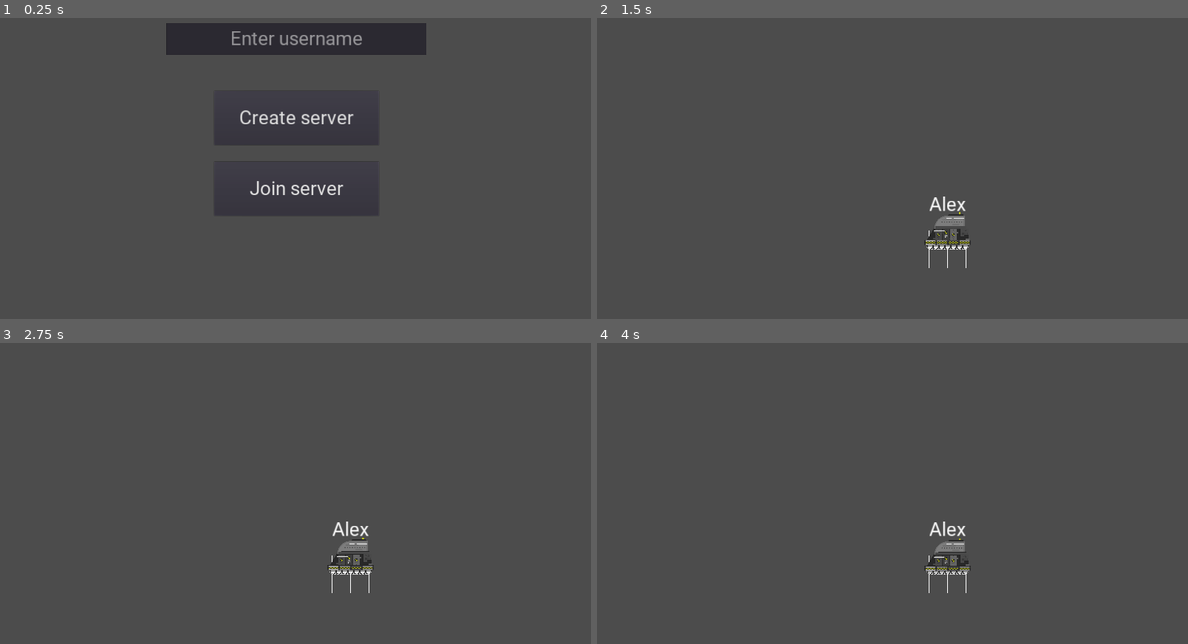
Above: before the commit, frames 1-4 (two rows, left to right).
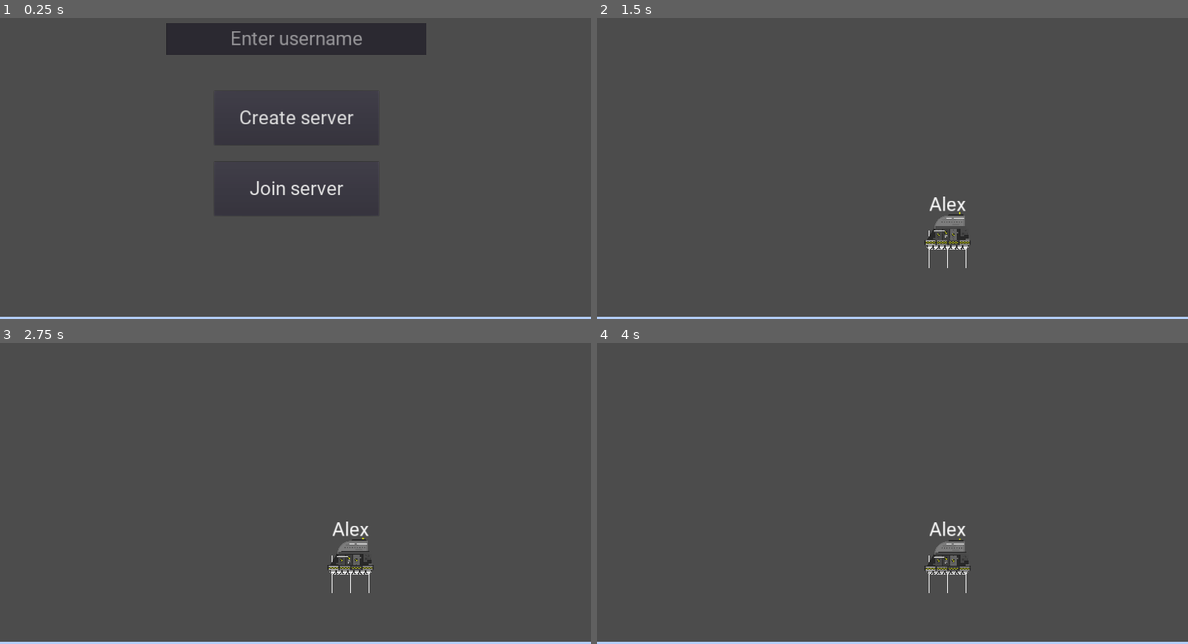
Above: after the commit, the same moments.

Repository: Kristofers-Solo/FuncIt
Game: Godot game, scene res://source/scenes/GUI/main_menu.tscn
Same seed, same stepped clock (60 frames per second), same inputs: the game is played once before the commit and once after it.
Inputs (mouse positions are in pixels of both pictures, inside the frame that each line leads up to):
- Up to frame 1 (0.25 s): no input
- Up to frame 2 (1.5 s): click (892, 39) at 0.52 s; type "Alex" at 0.6 s; click "Create server" at 1.25 s
- Up to frame 3 (2.75 s): tap Enter (input_enter) at 2 s; move the mouse to (425, 460) at 2.02 s; hold D (input_right) from 2.03 s (still down); hold Enter (input_enter) from 2.03 s (still down)
- Up to frame 4 (4 s): move the mouse to (774, 493) at 2.77 s; release D (input_right) at 2.78 s; release Enter (input_enter) at 2.78 s; hold S (input_down) 2.78-3.53 s; tap Shift (input_shift) at 2.85 s; move the mouse to (951, 406) at 3.52 s; press the mouse at (951, 406) at 3.53 s; hold D (input_right) from 3.53 s (still down)

The runs differ from the first frame. In frame 1, 0.7% of the frame differs, in the area x 0-100%, y 99-100%; in frame 2, 0.7%; in frame 3, 0.7%; in frame 4, 0.7%.
Error in both runs: Invalid get index '3' (on base: 'Array'). (res://source/assets/scripts/server_handlers/network_processors/network.gd:26)

Commit message:
Added bullet trajectory

Diff:
--- a/Game/project.godot
+++ b/Game/project.godot
@@ -27,6 +27,7 @@
 window/size/test_width=1024
 window/size/test_height=600
 window/stretch/mode="2d"
+window/stretch/aspect="keep"
 
 [input]
 
--- a/Game/source/assets/scripts/player_handlers/player_body_handler.gd
+++ b/Game/source/assets/scripts/player_handlers/player_body_handler.gd
@@ -107,10 +107,6 @@
 	if username_text_instance != null:
 		username_text_instance.name = "username" + name
 
-	if hp <= 0:
-			if get_tree().is_network_server():
-				rpc("destroy")
-
 
 	user_input = UIN_preset_pre_processor_instance.update()
 	user_state = get_user_state()
@@ -141,7 +137,6 @@
 func _physics_process(delta) -> void:
 	if get_tree().has_network_peer():
 		if is_network_master() and visible:
-			look_at(get_global_mouse_position())
 			if "0" in VDIR:
 				if VDIR["1"]["0"]["ray"]["length"] - dimensions["collider"]["radius"] > 2 and jumpState == false:
 					gravityVector = (VDIR["1"]["0"]["ray"]["position"] - user_state["global_position"]).normalized()
@@ -198,6 +193,11 @@
 
 			if not tween.is_active():
 				move_and_slide(puppet_velocity * movementSpeed)
+	if hp <= 0:
+		if get_tree().is_network_server():
+			rpc("destroy")
+
+
 
 func _draw():
 	for vector_type in VDIR:
@@ -289,7 +289,7 @@
 	modulate = Color(1, 1, 1, 1)
 
 
-func _on_Hitbox_area_entered(area):
+func _on_hitbox_area_entered(area):
 	if get_tree().is_network_server():
 		if area.is_in_group("Player_damager") and area.get_parent().player_owner != int(name):
 			rpc("hit_by_damager", area.get_parent().damage)
@@ -308,8 +308,8 @@
 	update_shoot_mode(false)
 	username_text_instance.visible = true
 	visible = true
-	$CollisionShape2D.disabled = false
-	$Hitbox/CollisionShape2D.disabled = false
+	$player_collider.disabled = false
+	$hitbox/CollisionShape2D.disabled = false
 
 	if get_tree().has_network_peer():
 		if is_network_master():
--- a/Game/source/assets/scripts/player_handlers/player_bullet.gd
+++ b/Game/source/assets/scripts/player_handlers/player_bullet.gd
@@ -1,14 +1,24 @@
 extends Sprite
 
+export(int) var speed = 100
 var velocity = Vector2(1, 0)
+
+var time = 0
+export var amplitude = 4
+export var frequency = 5
+var gravitile = 5
+
+
+#var velocity = Vector2(1, 0)
 var player_rotation
 
-export(int) var speed = 1400
+#export(int) var speed = 1400
 export(int) var damage = 25
 
 puppet var puppet_position setget puppet_position_set
 puppet var puppet_velocity = Vector2(0, 0)
 puppet var puppet_rotation = 0
+puppet var bullet_position setget bullet_position_set
 
 onready var initial_position = global_position
 
@@ -24,8 +34,9 @@
 			velocity = velocity.rotated(player_rotation)
 			rotation = player_rotation
 			rset("puppet_velocity", velocity)
-			rset("puppet_rotation", rotation)
+			#rset("puppet_rotation", rotation)
 			rset("puppet_position", global_position)
+			rset("bullet_position", bullet_position)
 
 	visible = true
 
@@ -33,6 +44,9 @@
 func _process(delta: float) -> void:
 	if get_tree().has_network_peer():
 		if is_network_master():
+			follow_sine_trajectory()
+			time += delta
+			#global_position += velocity * speed * delta
 			global_position += velocity * speed * delta
 		else:
 			rotation = puppet_rotation
@@ -44,11 +58,45 @@
 	global_position = puppet_position
 
 
+func bullet_position_set(new_value) -> void:
+	bullet_position = new_value
+	global_position = bullet_position
+
+
 sync func destroy() -> void:
 	queue_free()
 
 
-func _on_Destroy_timer_timeout():
+func _on_destroy_timer_timeout():
 	if get_tree().has_network_peer():
 		if get_tree().is_network_server():
 			rpc("destroy")
+
+
+func follow_line_trajectory():
+	velocity = Vector2(1, 0) * 10
+
+
+func follow_sine_trajectory():
+	velocity.y = amplitude * cos(time * frequency)
+	velocity.x = 5
+
+
+func follow_parabolic_trajectory():
+	velocity.x = 5
+	velocity.y = 1 * time * gravitile
+
+
+func follow_n_parabolic_trajectory():
+	velocity.x = 5
+	velocity.y = -1 * time * gravitile
+
+
+func follow_hyperbolic_trajectory():
+	velocity.x = gravitile * time
+	velocity.y = 1
+
+
+func follow_n_hyperbolic_trajectory():
+	velocity.x = gravitile * time
+	velocity.y = -1
--- a/Game/source/assets/scripts/server_handlers/network_processors/network_setup.gd
+++ b/Game/source/assets/scripts/server_handlers/network_processors/network_setup.gd
@@ -10,7 +10,6 @@
 onready var username_text_edit = $multiplayer_configure/username_text_edit
 onready var device_ip_address = $UI/device_ip_address
 onready var start_game = $UI/start_game
-onready var floor_ = $floor
 
 
 func _ready():
@@ -34,17 +33,14 @@
 						current_player_for_spawn_location_number = player
 	else:
 		start_game.hide()
-		floor_.hide()
 
 
 func _process(delta: float) -> void:
 	if get_tree().network_peer != null:
 		if get_tree().get_network_connected_peers().size() >= (min_players - 1) and get_tree().is_network_server():
 			start_game.show()
-			floor_.show()
 		else:
 			start_game.hide()
-			floor_.hide()
 
 
 func _player_connected(id) -> void:
--- a/Game/source/entities/bullet/player_bullet.tscn
+++ b/Game/source/entities/bullet/player_bullet.tscn
@@ -21,6 +21,7 @@
 shape = SubResource( 1 )
 
 [node name="destroy_timer" type="Timer" parent="."]
+wait_time = 5.0
 one_shot = true
 autostart = true
 
--- a/Game/source/scenes/GUI/main_menu.tscn
+++ b/Game/source/scenes/GUI/main_menu.tscn
@@ -100,7 +100,7 @@
 }
 
 [node name="floor" parent="." instance=ExtResource( 4 )]
-position = Vector2( 962.997, 996.068 )
+position = Vector2( 960, 1096 )
 scale = Vector2( 2, 1 )
 
 [connection signal="pressed" from="multiplayer_configure/create_server" to="." method="_on_create_server_pressed"]
